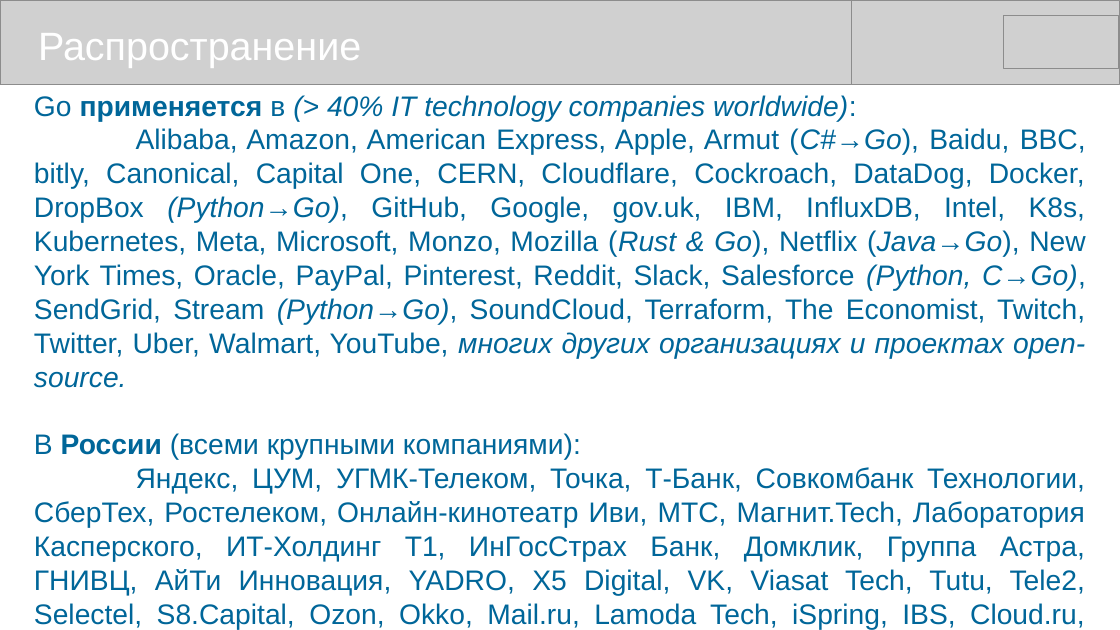
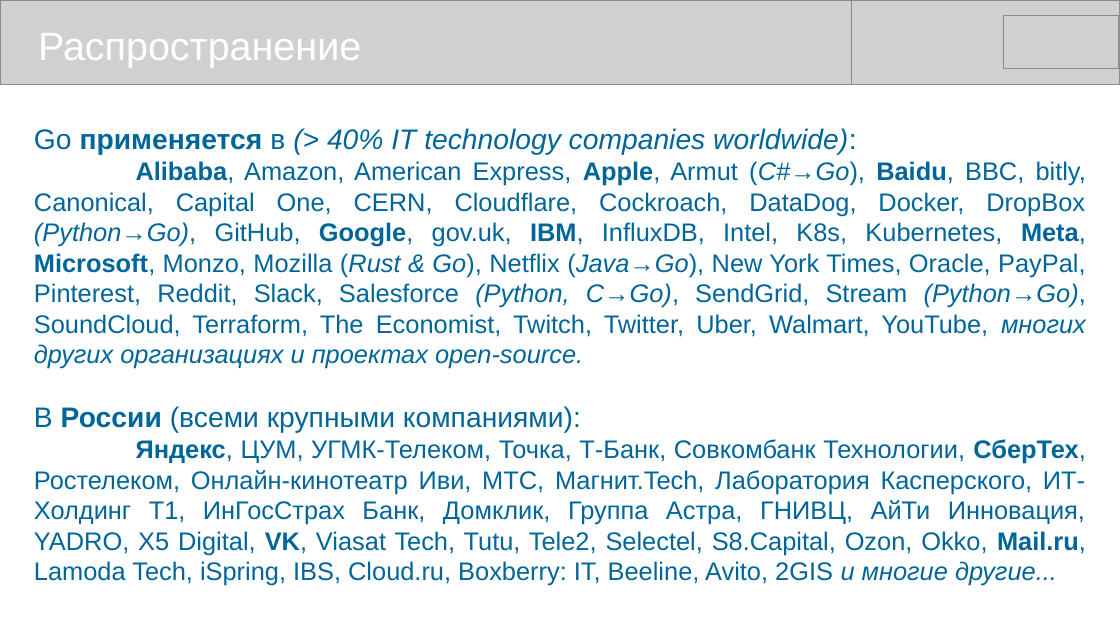
Before and after one commit to mike-shock/Go_language, a slide deck: slide 7 of Go_Review.odp. Drawn at 1120x630 pixels with LibreOffice and Linux fonts; fonts in the diff are those of the drawing; grey boxes stand for pictures. Boxes give left, top, right and bottom in pixels: in the first picture for what was removed or moved away, otherwise in the second. Text is boxed around its words. In the diff, an @@ line names an element or a change of style, - is before the commit and + after.

```diff
--- a/Go_Review.odp
+++ b/Go_Review.odp
@@ text at (34,161,1086,586): size 20 to 18 pt; bold on in "Alibaba, Apple, Baidu, Google, IBM, Meta, Microsoft,", "Яндекс, СберТех, VK, Mail.ru," @@
```
Also in this commit, not shown: 8 other slides changed, 1 slide added, 1 other file.
